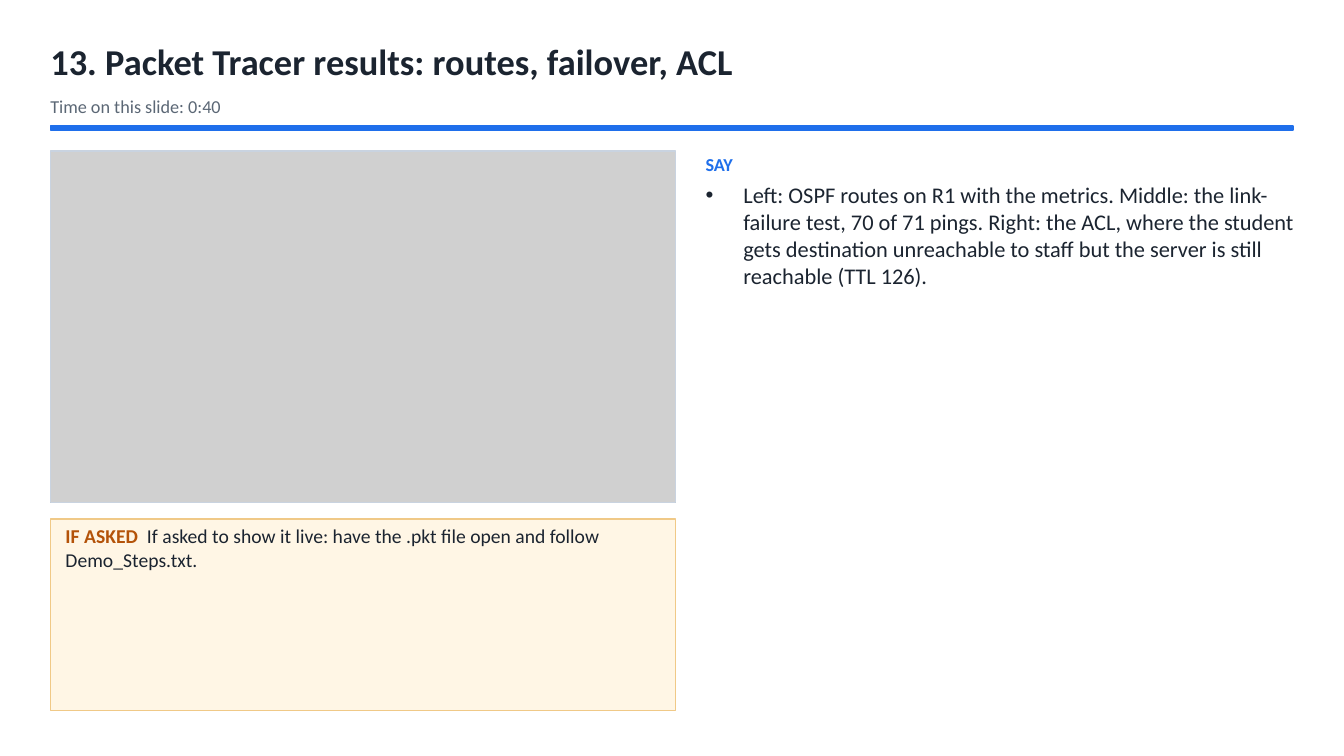
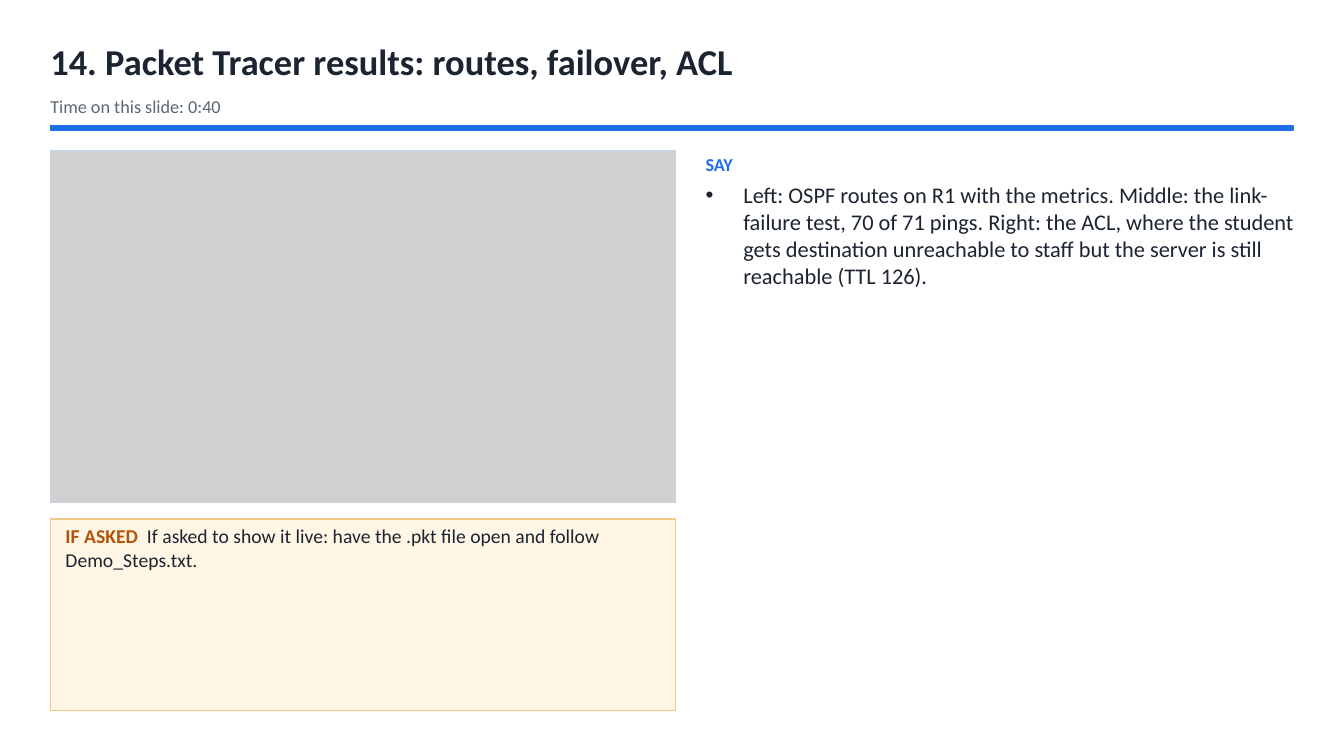
Before and after one commit to Capsturrrr/REPLIC, a slide deck: slide 16 of docs/final/RUDP_Host_Guide.pptx (slide 15 before the commit). Drawn at 1344x756 pixels with LibreOffice and Linux fonts; fonts in the diff are those of the drawing; grey boxes stand for pictures. Boxes give left, top, right and bottom in pixels: in the first picture for what was removed or moved away, otherwise in the second. Text is boxed around its words. In the diff, an @@ line names an element or a change of style, - is before the commit and + after.

```diff
--- a/docs/final/RUDP_Host_Guide.pptx
+++ b/docs/final/RUDP_Host_Guide.pptx
@@ text at bbox=[50, 49, 732, 80]: text changed @@
-13. Packet Tracer results: routes, failover, ACL
+14. Packet Tracer results: routes, failover, ACL
```
Also in this commit, not shown: 37 other slides changed, 1 slide added, 6 other files.
